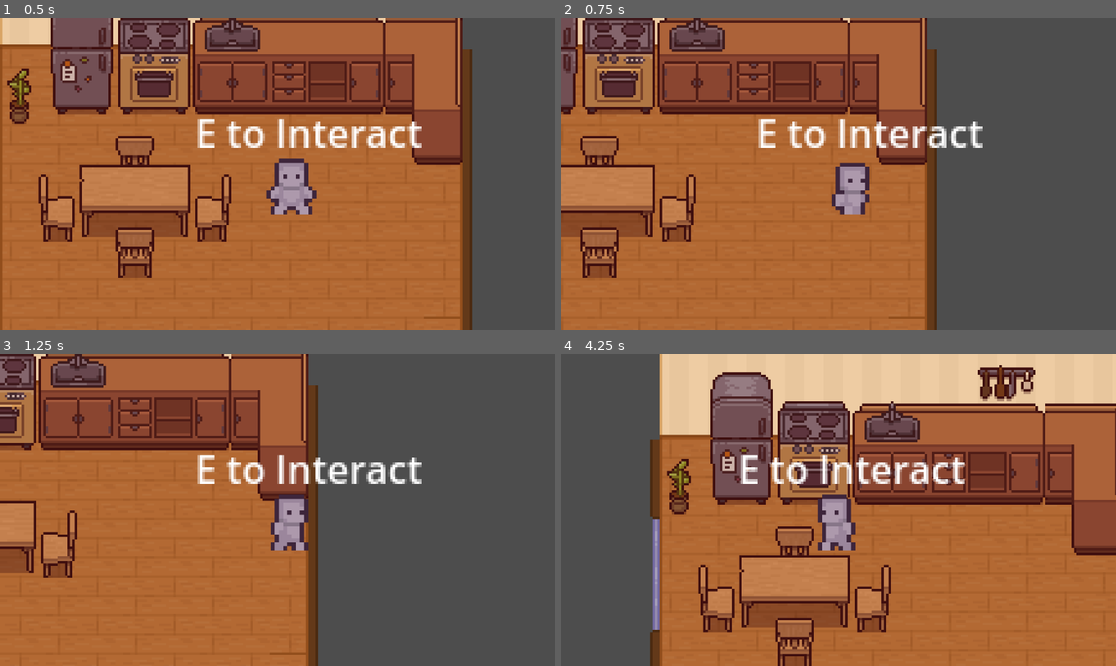
Above: before the commit, frames 1-4 (two rows, left to right).
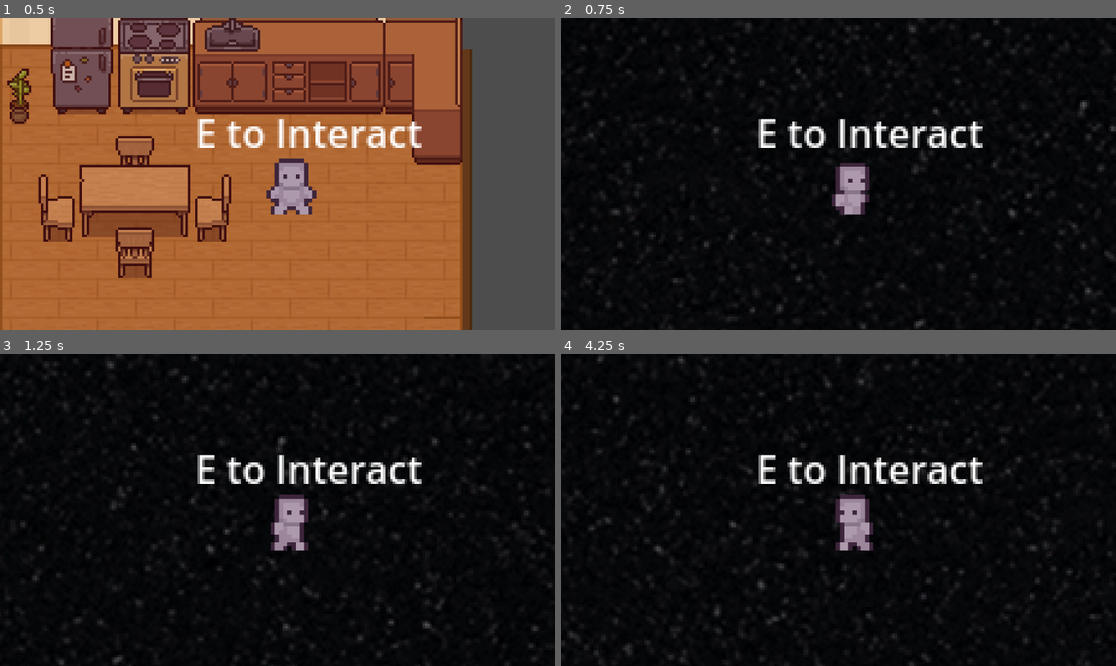
Above: after the commit, the same moments.

Repository: dddddakari/purgency
Game: Godot game, scene res://background/kitchen01.tscn
The game is run twice, just before and just after one commit, with the same random seed, the same clock (stepped at 60 frames per second) and the same inputs.
Inputs:
- Up to frame 1 (0.5 s): no input
- Up to frame 2 (0.75 s): hold Right (ui_right) from 0.53 s (still down); hold E (interact) from 0.53 s (still down)
- Up to frame 3 (1.25 s): keep holding Right (ui_right); keep holding E (interact)
- Up to frame 4 (4.25 s): release Right (ui_right) at 1.28 s; release E (interact) at 1.28 s; hold Down (ui_down) 1.28-2.03 s; tap E (interact) at 1.35, 2.85 s; hold Right (ui_right) 2.03-2.78 s; hold E (interact) 2.03-2.78 s; hold Up (ui_up) 2.78-3.53 s; hold Left (ui_left) from 3.53 s (still down); hold E (interact) from 3.53 s (still down)

Frame 1 is identical in both runs. In frame 2, 98% of the frame differs, in the area x 0-100%, y 0-100%; in frame 3, 98%; in frame 4, 100%.

Commit message:
level change system, (made by dakari)

Diff:
--- /dev/null
+++ b/purgency-/background/area_2d.gd
@@ -0,0 +1,14 @@
+extends Area2D
+
+var entered = false
+
+func _on_body_entered(_body: PhysicsBody2D):
+	entered = true
+
+func _on_body_exited(_body):
+		entered = false
+
+func _process(_delta):
+	if entered == true:
+		if Input.is_action_just_pressed("interact"):
+			get_tree().change_scene_to_file("res://background/outside/black_scene.tscn")
--- a/purgency-/background/kitchen01.tscn
+++ b/purgency-/background/kitchen01.tscn
@@ -8,6 +8,7 @@
 [ext_resource type="Texture2D" uid="uid://dbnln7t4kg4nj" path="res://background/TopDownHouse_FurnitureState2.png" id="5_ir46g"]
 [ext_resource type="Texture2D" uid="uid://d1440o7a1fnwt" path="res://background/TopDownHouse_SmallItems.png" id="6_86o3m"]
 [ext_resource type="PackedScene" uid="uid://dqm0mk3hhq2c0" path="res://entities/player/player.tscn" id="7_f7jwb"]
+[ext_resource type="Script" uid="uid://uc2w637g5i8c" path="res://background/area_2d.gd" id="9_d0mku"]
 
 [sub_resource type="TileSetAtlasSource" id="TileSetAtlasSource_oo3te"]
 texture = ExtResource("1_pkqpq")
@@ -1684,11 +1685,14 @@
 size = Vector2(15, 10)
 
 [sub_resource type="SegmentShape2D" id="SegmentShape2D_nt3qv"]
-b = Vector2(92, 0)
+b = Vector2(96, 0)
 
 [sub_resource type="SegmentShape2D" id="SegmentShape2D_aw786"]
 a = Vector2(-23, 0)
 b = Vector2(42, 0)
+
+[sub_resource type="CircleShape2D" id="CircleShape2D_6iqww"]
+radius = 17.0294
 
 [node name="Kitchen01" type="Node2D"]
 
@@ -1787,3 +1791,13 @@
 [node name="wall-door-right" type="CollisionShape2D" parent="StaticBody2D"]
 position = Vector2(70, 115)
 shape = SubResource("SegmentShape2D_aw786")
+
+[node name="Area2D" type="Area2D" parent="."]
+script = ExtResource("9_d0mku")
+
+[node name="CollisionShape2D" type="CollisionShape2D" parent="Area2D"]
+position = Vector2(128, 209)
+shape = SubResource("CircleShape2D_6iqww")
+
+[connection signal="body_entered" from="Area2D" to="Area2D" method="_on_body_entered"]
+[connection signal="body_exited" from="Area2D" to="Area2D" method="_on_body_exited"]
--- /dev/null
+++ b/purgency-/background/outside/area_2d.gd
@@ -0,0 +1,14 @@
+extends Area2D
+
+var entered = false
+
+func _on_body_entered(_body: PhysicsBody2D):
+	entered = true
+
+func _on_body_exited(_body):
+		entered = false
+
+func _process(_delta):
+	if entered == true:
+		if Input.is_action_just_pressed("interact"):
+			get_tree().change_scene_to_file("res://background/outside/black_scene.tscn")
--- /dev/null
+++ b/purgency-/background/outside/black_scene.tscn
@@ -0,0 +1,46 @@
+[gd_scene load_steps=5 format=3 uid="uid://mcqkuakwpw6"]
+
+[ext_resource type="Script" uid="uid://bgm5jnsg630f4" path="res://background/outside/area_2d.gd" id="2_dr6vr"]
+[ext_resource type="PackedScene" uid="uid://dqm0mk3hhq2c0" path="res://entities/player/player.tscn" id="2_yr563"]
+[ext_resource type="Texture2D" uid="uid://cstojhgu67nqv" path="res://background/outside/back.jpg" id="3_ocfx7"]
+
+[sub_resource type="CircleShape2D" id="CircleShape2D_yr563"]
+radius = 304.795
+
+[node name="black scene" type="Node2D"]
+position = Vector2(1629, 801)
+
+[node name="Back" type="Sprite2D" parent="."]
+position = Vector2(-1045, -456.5)
+scale = Vector2(1.184, 0.673)
+
+[node name="Player" parent="." instance=ExtResource("2_yr563")]
+z_index = 3
+position = Vector2(-1037, -602)
+
+[node name="Camera2D" type="Camera2D" parent="Player"]
+position = Vector2(-122, -74)
+scale = Vector2(5, 5)
+anchor_mode = 0
+zoom = Vector2(5, 5)
+limit_left = -25
+limit_top = -25
+limit_right = 1000
+limit_bottom = 1000
+drag_horizontal_enabled = true
+drag_vertical_enabled = true
+
+[node name="Area2D" type="Area2D" parent="."]
+position = Vector2(-1258, -622)
+script = ExtResource("2_dr6vr")
+
+[node name="CollisionShape2D" type="CollisionShape2D" parent="Area2D"]
+position = Vector2(243, 79)
+shape = SubResource("CircleShape2D_yr563")
+
+[node name="Back" type="Sprite2D" parent="Area2D"]
+position = Vector2(131, 320)
+texture = ExtResource("3_ocfx7")
+
+[connection signal="body_entered" from="Area2D" to="Area2D" method="_on_body_entered"]
+[connection signal="body_exited" from="Area2D" to="Area2D" method="_on_body_exited"]
--- /dev/null
+++ b/purgency-/background/outside/outside.tscn
@@ -0,0 +1,3 @@
+[gd_scene format=3 uid="uid://dtlbq88wmyif3"]
+
+[node name="Outside" type="Area2D"]
Not shown, added: purgency-/background/area_2d.gd.uid
Not shown: 1 places in purgency-/background/kitchen01.tscn that only renumber resources
Not shown, added: purgency-/background/outside/area_2d.gd.uid
Binary file added: purgency-/background/outside/back.jpg
Not shown, added: purgency-/background/outside/back.jpg.import
